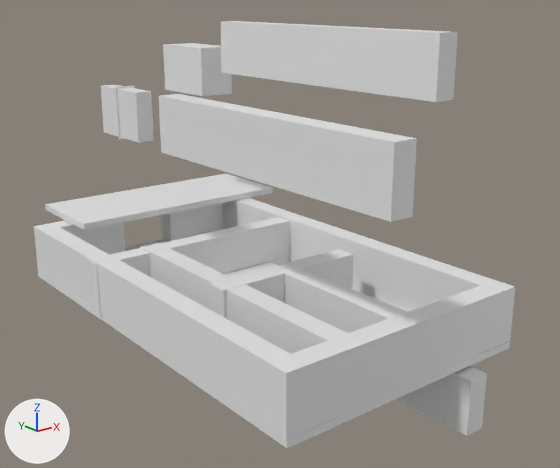
One commit to the Blender file BlenderFiles/museum_blockout.blend: the scene before it, then after it.
Camera for both pictures: a 50 mm lens placed at (-41.6, -63.3, 29.1), pointed at (2.7, -8.0, 6.9). Lighting does not change. The marker at lower left points along +X, +Y and +Z. The picture after the commit comes second.

In view in the first picture: ' Ceiling.Lobby', 'Cube', 'Floor.Lobby', 'Floor.Room12', 'Floor.Room3', 'Floor.Way_Left', 'Floor.Way_Right', 'Plane', 'Plane.001', 'Plane.002', 'Plane.003', 'Wall.Lobby', 'Wall.Room12', 'Wall.Room12.001', 'Wall.Way_Left2', 'Wall.Way_Right2', 'Wall_Room12' and 1 more.
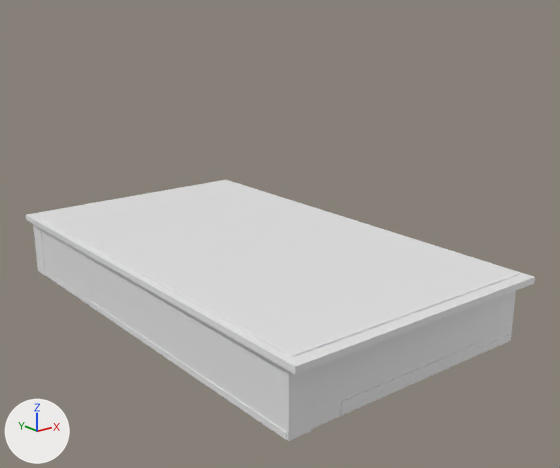
What the commit changed:
me_plane_003 is used by ob_floor_lobby; location (-0.06, 7.49, 0.17); scale (12.5, 7.5, 13.5).
Verts and faces of me_plane_003; kept vertices keep their numbers, new ones are numbered from 4.
Before the commit, vertices of me_plane_003: 0 (-1.0, -1.0, 0.0), 1 (1.0, -1.0, 0.0), 2 (-1.0, 1.0, 0.0), 3 (1.0, 1.0, 0.0).
me_plane_003 had 4 vertices, 1 face and spanned x -1.0..1.0, y -1.0..1.0, z 0.0.
me_plane_003 now has 8 vertices, 6 faces and spans x -1.0..1.0, y -1.0..1.0, z 0.0..0.04.
Part 1, on me_plane_003:
Faces deleted: (0, 1, 3, 2).
New vertices 4 to 7 stand at vertices 0 to 3, in that order, plus (0.0, 0.0, 0.04).
New faces: (0, 2, 3, 1), (4, 5, 7, 6), (2, 6, 7, 3), (0, 1, 5, 4), (1, 3, 7, 5), (0, 4, 6, 2).
Object ' Ceiling.Lobby' (ob_ceiling_lobby) moves from (3.38, 14.96, 5.96) to (0.05, -6.61, 5.75).
Object ' Ceiling.Lobby' (ob_ceiling_lobby) is rescaled from (12.5, 5.0, 13.5) to (13.0, 22.5, 13.5).
Object 'Wall.Way_Right2' (ob_wall_way_right2) moves from (-11.52, -6.48, 0.15) to (-11.51, -7.42, 0.15).
Object 'Wall.Way_Right2' (ob_wall_way_right2) is rescaled from (20.0, 1.0, 1.0) to (20.5, 1.0, 1.2).
Object 'Floor.Way_Right' (ob_floor_way_right) is rescaled from (2.5, 15.0, 13.5) to (2.6, 15.0, 13.5).
Object 'Wall_Room12' (ob_wall_room12) is deleted.
Object 'Wall.Room12' (ob_wall_room12_1) is rescaled from (12.5, 1.0, 1.0) to (12.5, 1.0, 1.2).
Object 'Wall.Room12.001' (ob_wall_room12_001) is deleted.
Object 'Floor.Room12' (ob_floor_room12) is deleted.
Object 'Cube' (ob_cube) turns from (0, 0, 90) to (0, 0, 0) degrees about x, y and z.
Object 'Cube' (ob_cube) moves from (7.89, 13.75, 20.55) to (8.91, 1.48, 0.95).
Object 'Cube' (ob_cube) is rescaled from (4.0, 2.0, 2.6) to (1.5, 0.65, 0.1).
Object 'Plane' (ob_plane) is deleted.
Object 'Plane.001' (ob_plane_001) is deleted.
Object 'Plane.002' (ob_plane_002) is deleted.
Object 'Plane.003' (ob_plane_003) is deleted.
Object 'Floor.Room3' (ob_floor_room3) is deleted.

Boxes [x1, y1, x2, y2] around the edits, measured in the pictures (560 x 468 px):
' Ceiling.Lobby', reshaped, moved, rescaled (123% wider, 244% taller)
    before: [45, 174, 273, 230]
    after: [26, 180, 535, 375]
'Plane', deleted
    before: [101, 85, 417, 222]
'Wall.Way_Right2', moved, rescaled (8% wider)
    before: [39, 226, 290, 427]
    after: [41, 229, 312, 441]
'Wall.Room12', rescaled
    before: [268, 280, 515, 440]
    after: [311, 291, 516, 429]
'Plane.001', deleted
    before: [221, 21, 458, 102]
'Plane.002', deleted
    before: [140, 243, 348, 354]
'Wall.Room12.001', deleted
    before: [87, 217, 290, 315]
'Wall_Room12', deleted
    before: [271, 263, 410, 333]
'Plane.003', deleted
    before: [397, 366, 487, 436]
'Floor.Way_Right', reshaped, rescaled
    before: [101, 314, 340, 448]
    after: [89, 300, 287, 440]
'Cube', moved, rescaled, turned (not visible afterwards)
    before: [163, 43, 232, 96]
'Floor.Room2', now drawn
    after: [341, 344, 476, 415]
'Floor.Room12', deleted
    before: [340, 357, 474, 424]
'Floor.Lobby', reshaped
    before: [38, 271, 102, 320]
    after: [45, 271, 98, 306]
'Floor.Way_Left', reshaped
    before: [352, 288, 510, 364]
    after: [475, 334, 511, 355]
'Floor.Room3', deleted
    before: [225, 262, 278, 278]
part 1 of me_plane_003, built on
    before: [38, 174, 510, 448]
    after: [26, 180, 535, 440]
'Wall.Way_Left2', unchanged, covered by the edit
    before: [222, 198, 495, 311]
    after: [496, 291, 515, 347]
'Wall.Lobby', unchanged, covered by the edit
    before: [34, 203, 223, 275]
    after: [33, 224, 45, 275]
'Wall_BottomRoom3', unchanged, covered by the edit
    before: [210, 249, 353, 319]
